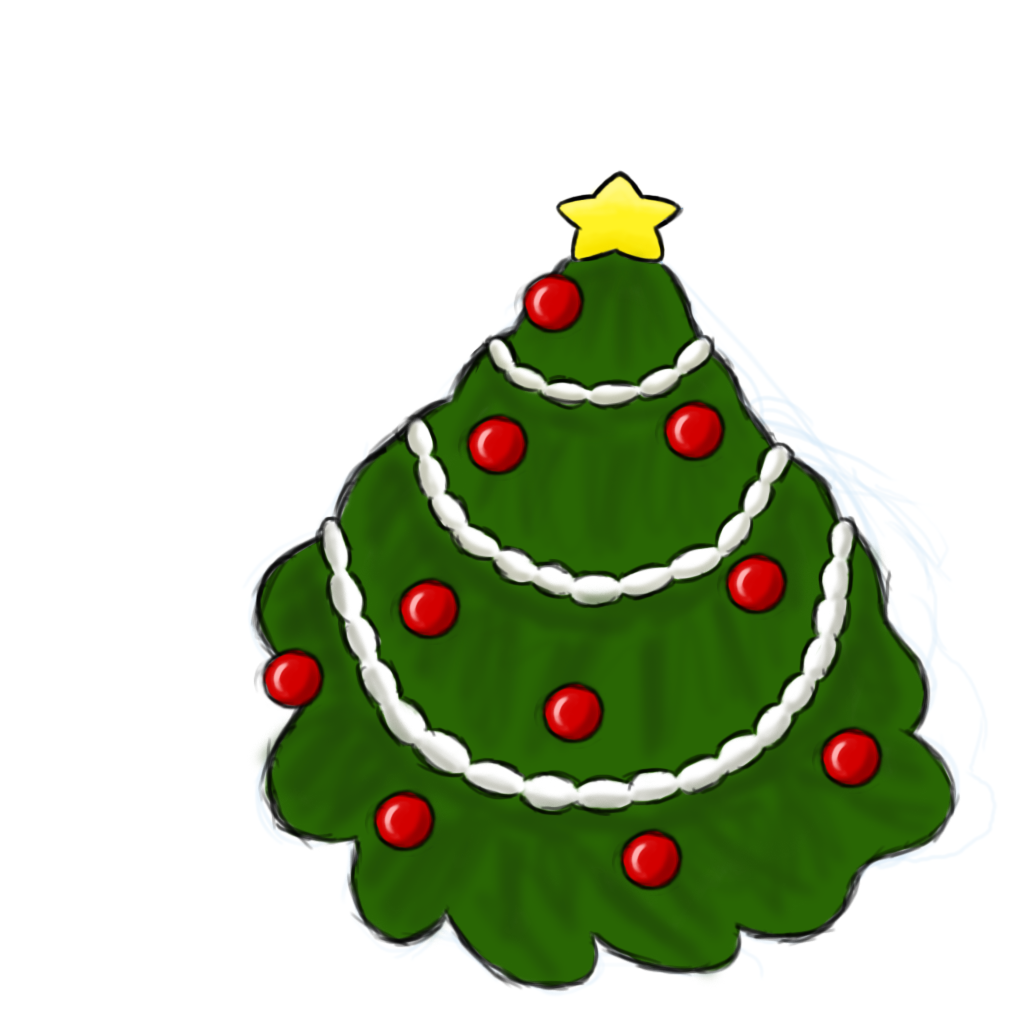
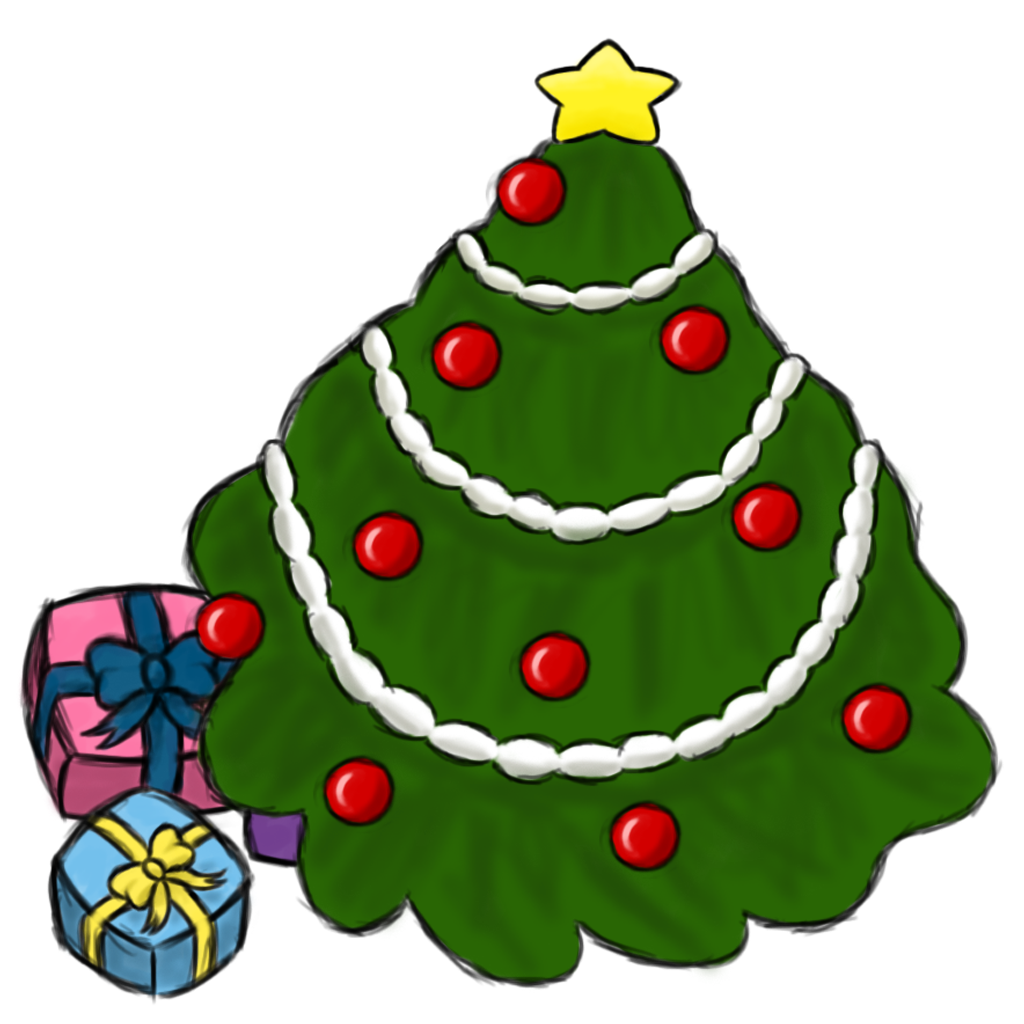
Comparing the layer stacks of the two 1024x1024 images. Changes:
painted on "Layer 14" over 184, 154, 917, 896
painted on "Outlines" over 179, 37, 1004, 992
painted on "Colour" over 177, 38, 998, 995
removed layer "Shape 5" (was 51%) over 241, 172, 998, 997
added layer "Layer 16" above "Layer 17" over 19, 581, 305, 1005
added layer "Layer 17" above "Layer 2" over 18, 584, 311, 999
hid "Layer 2" over 18, 37, 1004, 1005
